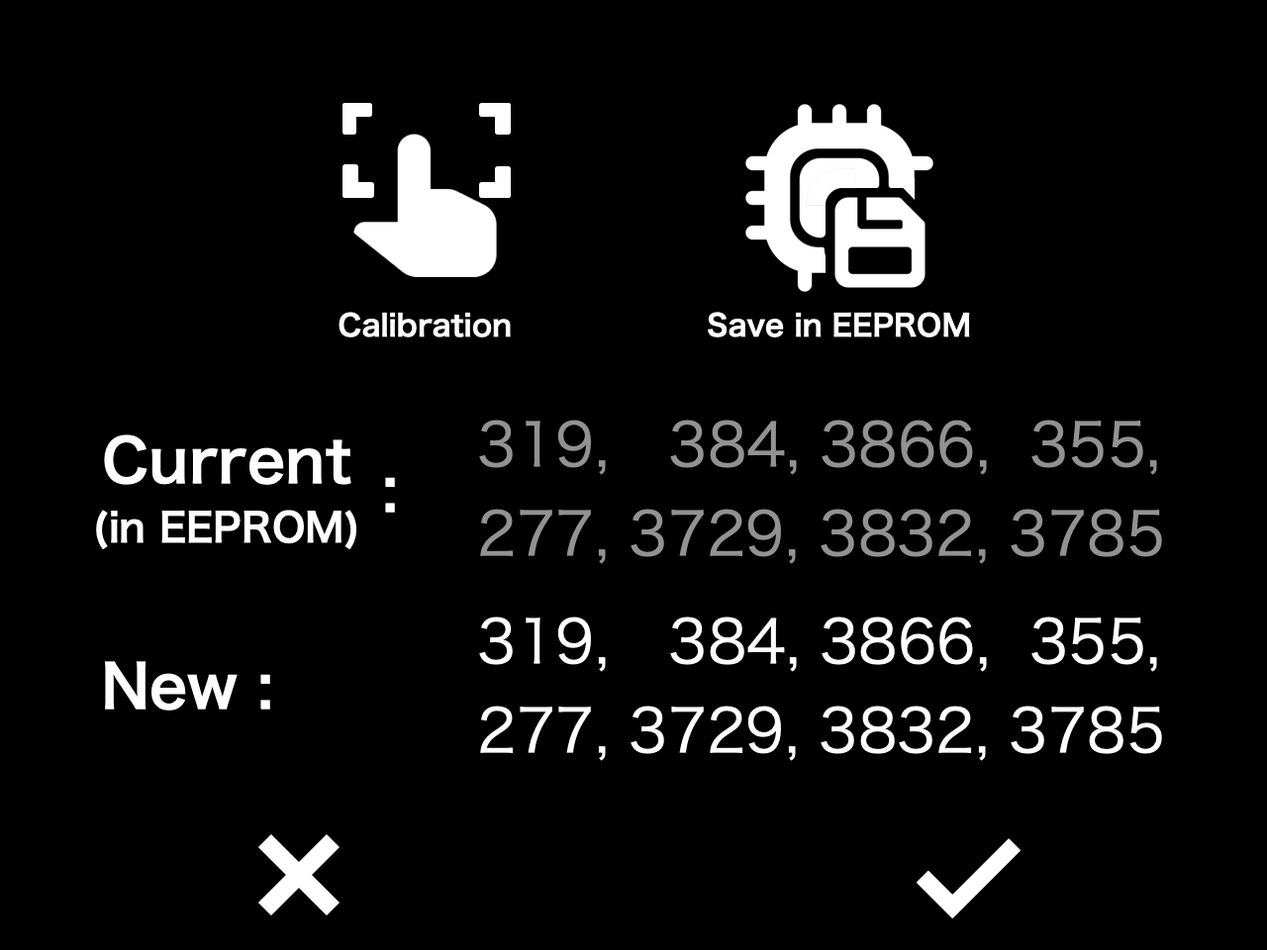
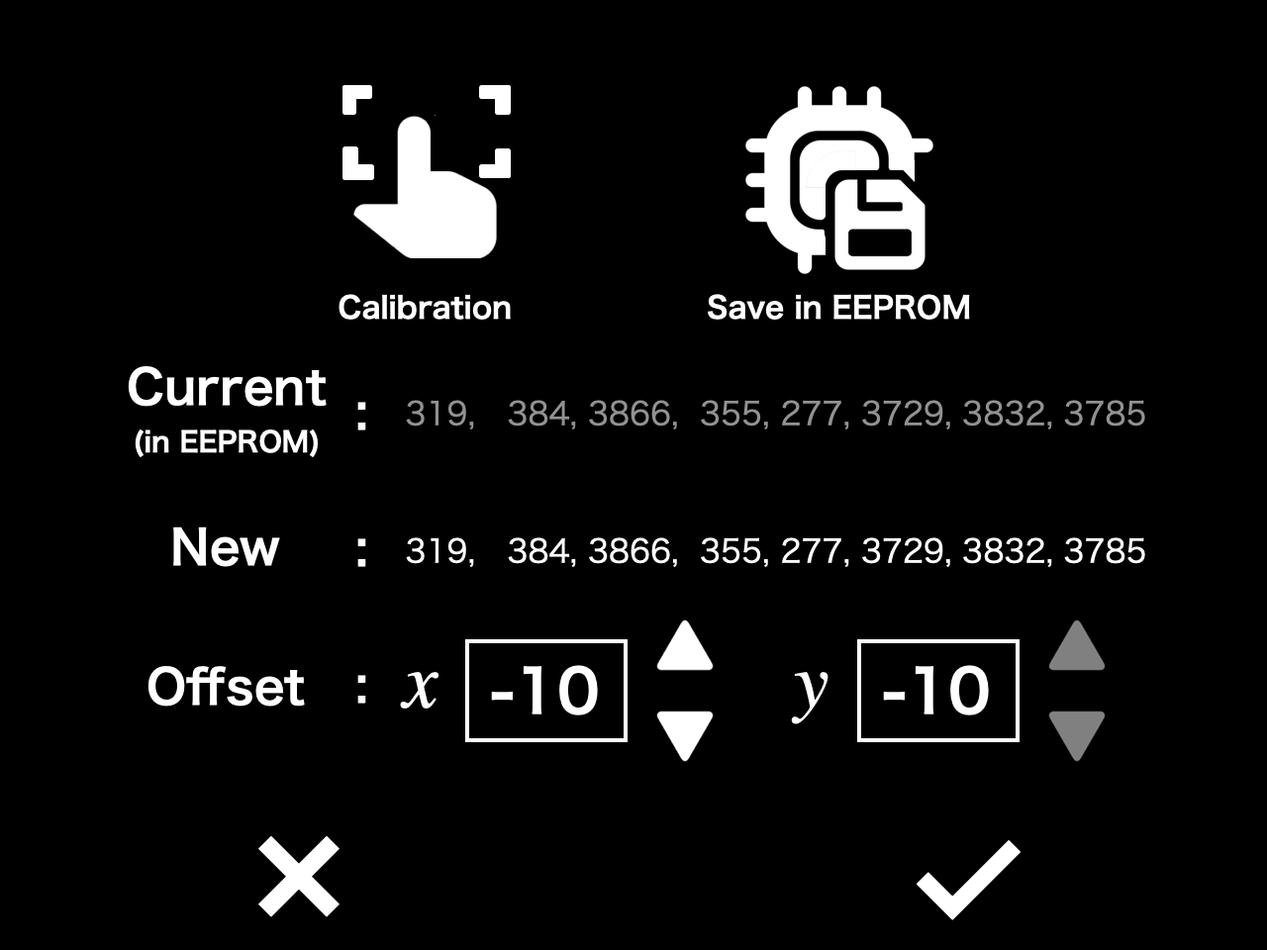
Layer changes from the first (1267, 950) image to the second:
hid "Layer 6", moved it above "Layer 5", painted on it over [95, 85, 1162, 921]
added layer "Layer 1" over [95, 85, 1162, 921]
